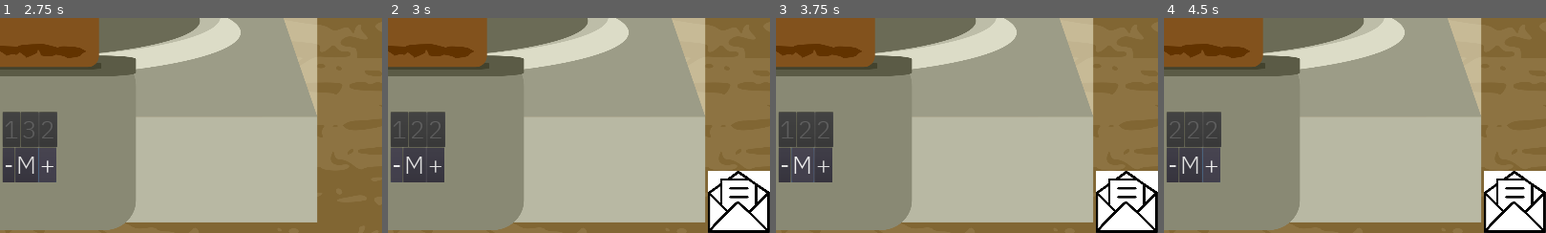
Above: before the commit, frames 1-4 (left to right).
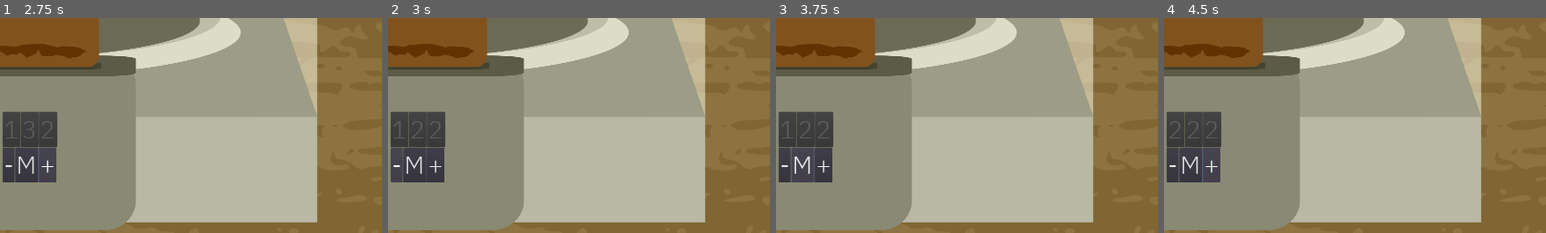
Above: after the commit, the same moments.

Repository: panorb/ludum-dare-47
Game: Godot game, scene res://Levels/RecordPlayerFront/RecordPlayerFront.tscn
The game is run twice, just before and just after one commit, with the same random seed, the same clock (stepped at 60 frames per second) and the same inputs.
Inputs:
- Up to frame 1 (2.75 s): click "-" at 0.5 s; click "M" at 1.25 s; click "+" at 2 s
- Up to frame 2 (3 s): click "-" at 2.75 s
- Up to frame 3 (3.75 s): click "M" at 3.5 s
- Up to frame 4 (4.5 s): click "+" at 4.25 s
The pictures show only the part of the screen within x 50-100%, y 50-100%; the shares and areas given below are measured in that part.

Frame 1 is identical in both runs. In frame 2, 4.7% of the frame differs, in the area x 83-100%, y 71-100%; in frame 3, 4.7%; in frame 4, 4.7%.
Error after the commit: Parse Error: The method "to_local" isn't declared in the current class. (res://Levels/RecordPlayerFront/letter.gd:19)

Commit message:
Rearranged letter logic into a more coherent structure

Diff:
--- a/godot/Levels/RecordPlayerFront/RecordPlayerFront.tscn
+++ b/godot/Levels/RecordPlayerFront/RecordPlayerFront.tscn
@@ -1,11 +1,10 @@
-[gd_scene load_steps=7 format=2]
+[gd_scene load_steps=6 format=2]
 
 [ext_resource path="res://Levels/RecordPlayerFront/record_player_front.gd" type="Script" id=1]
 [ext_resource path="res://Levels/RecordPlayerFront/record_player_front.png" type="Texture" id=2]
 [ext_resource path="res://Levels/RecordPlayerFront/CombinationLock/CombinationLock.tscn" type="PackedScene" id=3]
 [ext_resource path="res://Levels/RecordPlayerFront/RecordPlayerNeedle.tscn" type="PackedScene" id=4]
-[ext_resource path="res://Levels/RecordPlayerFront/letter.gd" type="Script" id=5]
-[ext_resource path="res://Levels/RecordPlayerFront/Letters/letter.jpg" type="Texture" id=6]
+[ext_resource path="res://Shared/LetterUI/LetterUI.tscn" type="PackedScene" id=5]
 
 [node name="RecordPlayerFront" type="Node2D"]
 position = Vector2( -16.8188, 92.5043 )
@@ -37,17 +36,4 @@
 position = Vector2( 3136.76, 718.967 )
 scale = Vector2( 3, 3 )
 
-[node name="Letter" type="Sprite" parent="."]
-position = Vector2( 3698.93, 1910.62 )
-scale = Vector2( 0.5, 0.5 )
-texture = ExtResource( 6 )
-script = ExtResource( 5 )
-
-[node name="LetterText" type="Label" parent="Letter"]
-margin_left = -313.0
-margin_top = -313.0
-margin_right = 313.0
-margin_bottom = 313.0
-rect_clip_content = true
-autowrap = true
-clip_text = true
+[node name="LetterUI" parent="." instance=ExtResource( 5 )]
--- a/godot/Levels/RecordPlayerFront/letter.gd
+++ b/godot/Levels/RecordPlayerFront/letter.gd
@@ -1,4 +1,4 @@
-extends Sprite
+extends Control
 
 func _ready():
 	print("Sprite entered the scene!")
--- /dev/null
+++ b/godot/Shared/LetterUI/Letter.tscn
@@ -0,0 +1,8 @@
+[gd_scene format=2]
+
+[node name="Control" type="Control"]
+anchor_right = 1.0
+anchor_bottom = 1.0
+__meta__ = {
+"_edit_use_anchors_": false
+}
--- /dev/null
+++ b/godot/Shared/LetterUI/LetterUI.tscn
@@ -0,0 +1,30 @@
+[gd_scene load_steps=2 format=2]
+
+[ext_resource path="res://Levels/RecordPlayerFront/letter.gd" type="Script" id=1]
+
+[node name="LetterUI" type="Control"]
+anchor_right = 1.0
+anchor_bottom = 1.0
+script = ExtResource( 1 )
+__meta__ = {
+"_edit_use_anchors_": false
+}
+
+[node name="TextureRect" type="TextureRect" parent="."]
+margin_right = 40.0
+margin_bottom = 40.0
+__meta__ = {
+"_edit_use_anchors_": false
+}
+
+[node name="LetterText" type="Label" parent="."]
+margin_left = -313.0
+margin_top = -313.0
+margin_right = 313.0
+margin_bottom = 313.0
+rect_clip_content = true
+autowrap = true
+clip_text = true
+__meta__ = {
+"_edit_use_anchors_": false
+}
Renamed: godot/Levels/RecordPlayerFront/Letters/letter.jpg -> godot/Shared/LetterUI/letter.jpg
Not shown, changed: godot/Shared/LetterUI/letter.jpg.import
